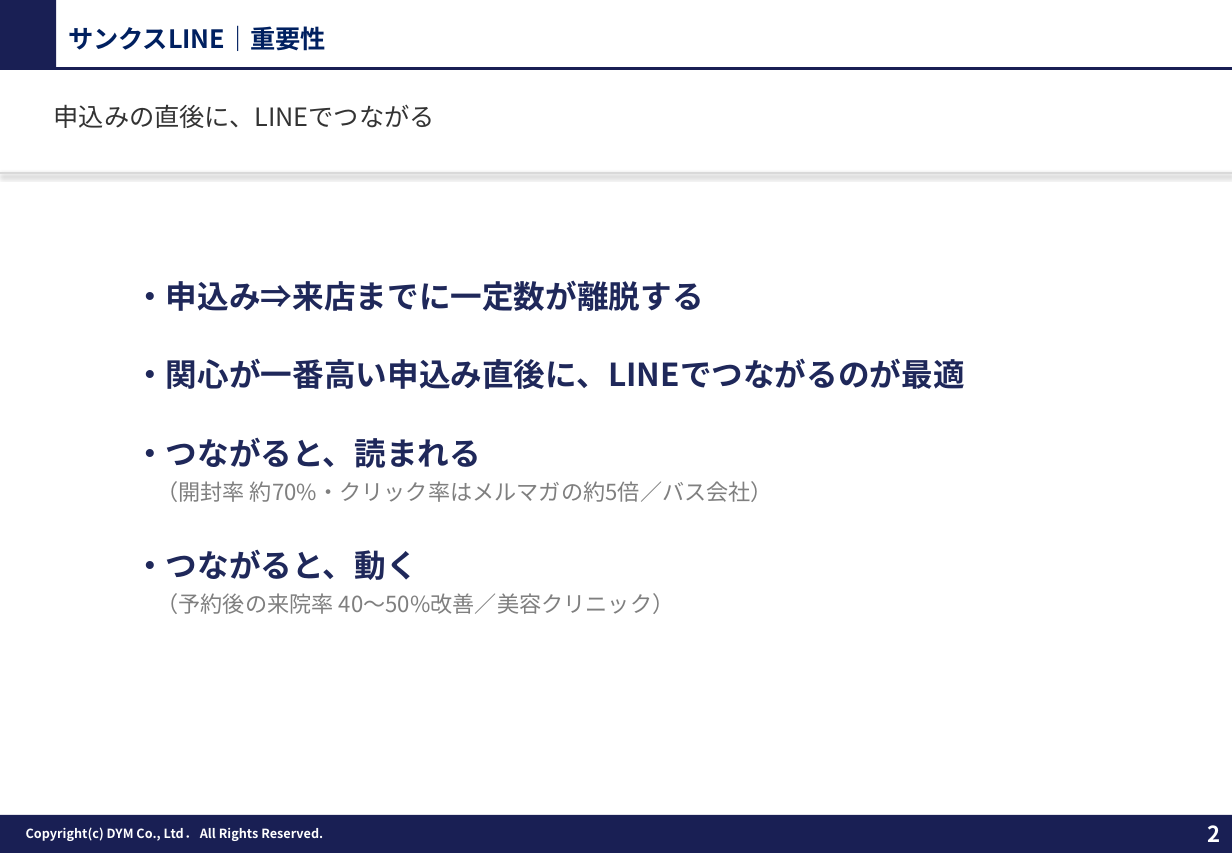
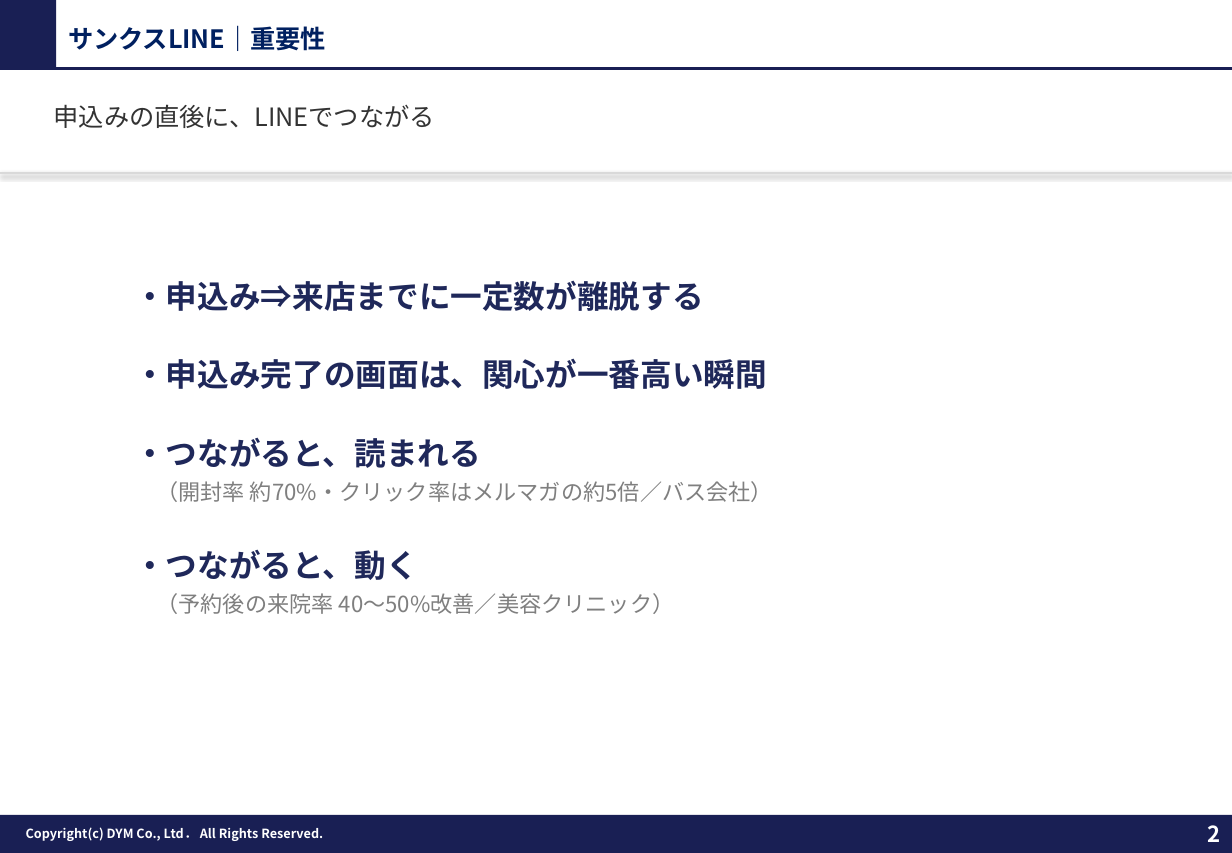
Before and after one commit to tonomura-r-dev/folder, a slide deck: slide 2 of 20261002_サンクスLINEのご提案.pptx. Drawn at 1232x853 pixels with LibreOffice and Linux fonts; fonts in the diff are those of the drawing; background and template pictures are left out. Boxes give left, top, right and bottom in pixels: in the first picture for what was removed or moved away, otherwise in the second. Text is boxed around its words. In the diff, an @@ line names an element or a change of style, - is before the commit and + after.

```diff
--- a/20261002_サンクスLINEのご提案.pptx
+++ b/20261002_サンクスLINEのご提案.pptx
@@ text at <box>134,358,767,389</box>: text changed @@
-・関心が一番高い申込み直後に、LINEでつながるのが最適
+・申込み完了の画面は、関心が一番高い瞬間
```
Also in this commit, not shown: 1 other slide changed, 9 other files.
